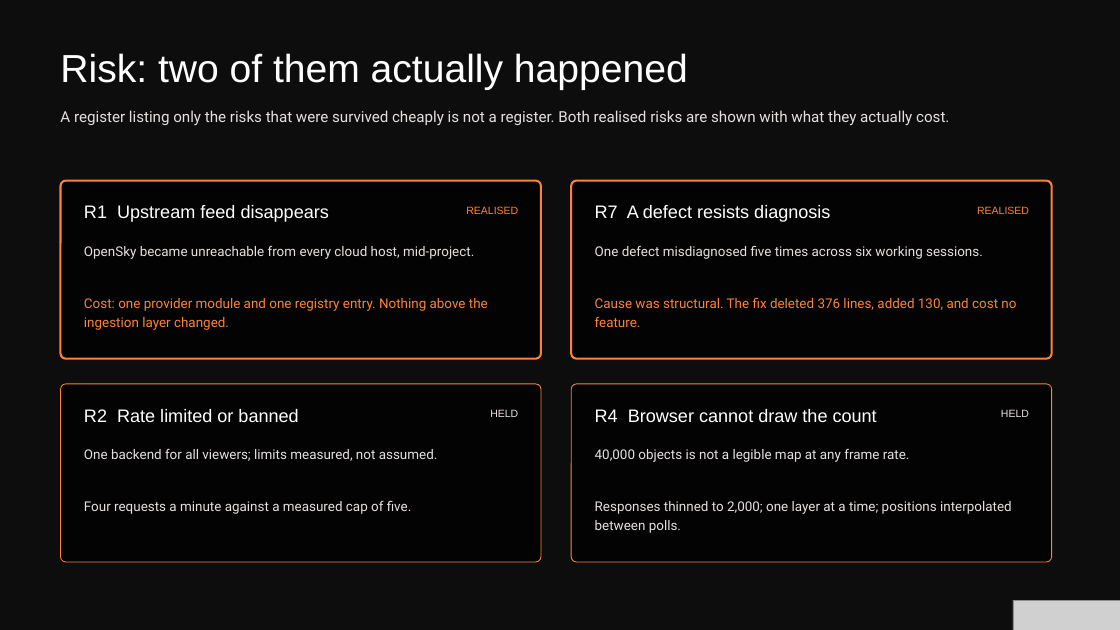
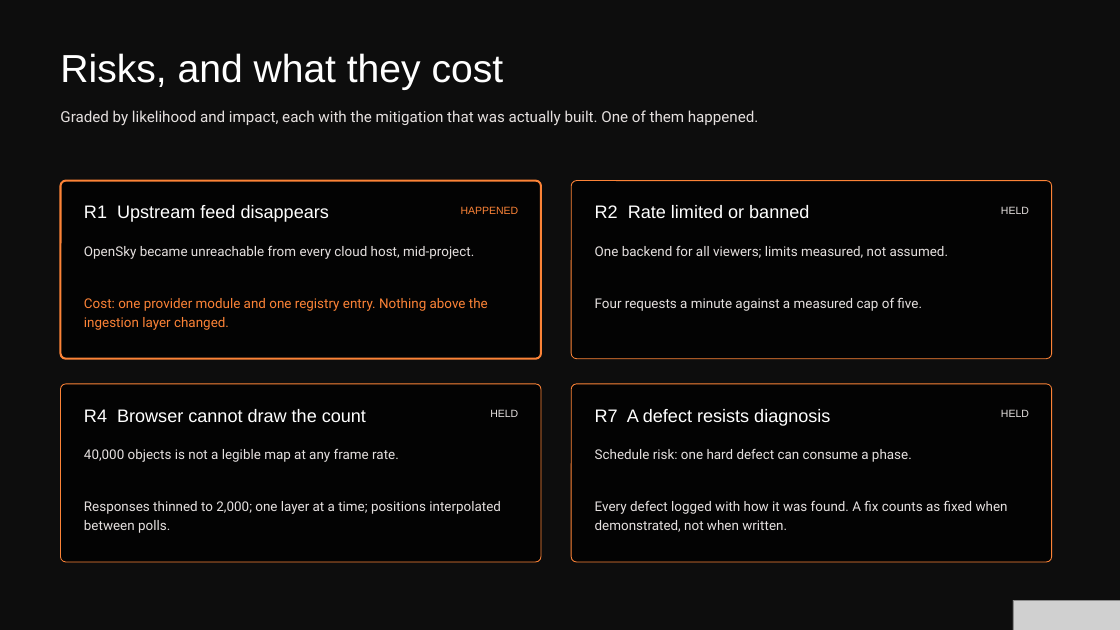
Before and after one commit to phonesett10401/Orbital, a slide deck: slide 8 of docs/report/documents/Orbital-Presentation.pptx. Drawn at 1120x630 pixels with LibreOffice and Linux fonts; fonts in the diff are those of the drawing; grey boxes stand for pictures; background and template pictures are left out; a plain dark background stands for a picture behind light text. Boxes give left, top, right and bottom in pixels: in the first picture for what was removed or moved away, otherwise in the second. Text is boxed around its words. In the diff, an @@ line names an element or a change of style, - is before the commit and + after.

Commit message:
The talk and the report want different amounts of the same truth
Two cuts to the deck, both Phone's call, and neither one touches the report.

The activity diagram slide is gone. Three of the four branches being failures
is the point of chapter 5.3.3 and it needs a reader who can stop and follow a
flow chart. In a fifteen-minute slot nobody reads one, so the slide was four
cards and a diagram doing the same job twice.

The risk slide is now "Risks, and what they cost" with one realised risk
instead of two. R1 keeps its outcome - a feed vanished from every cloud host
and it cost one provider module - because that is the architecture being proved
by an accident. R7 stays as a risk but loses the confession that one defect
took six sessions and five misdiagnoses.

Section 4.6 still has all of it, and that is deliberate rather than an
oversight. A reader of the register has the context that makes six lost
sessions read as a register kept honestly; on a slide it reads as an apology.
Same fact, different room.

13 slides. Rendered and checked: the closer is still last.

```diff
--- a/docs/report/documents/Orbital-Presentation.pptx
+++ b/docs/report/documents/Orbital-Presentation.pptx
@@ text at box(60, 53, 504, 90): text changed @@
-Risk: two of them actually happened
+Risks, and what they cost
@@ text at box(60, 110, 759, 126): text changed @@
-A register listing only the risks that were survived cheaply is not a register. Both realised risks are shown with what they actually cost.
+Graded by likelihood and impact, each with the mitigation that was actually built. One of them happened.
@@ text at box(461, 206, 519, 214): text changed @@
-REALISED
+HAPPENED
@@ rounded rectangle at box(571, 181, 1052, 359): outline #FC8337 1.75 pt to #FC8337 0.75 pt @@
@@ text at box(595, 205, 809, 218): text changed @@
-R7 A defect resists diagnosis
+R2 Rate limited or banned
@@ text at box(1001, 206, 1029, 214): text changed; text colour #FC8337 to #E5E0DF @@
-REALISED
+HELD
@@ text at box(595, 246, 949, 258): text changed @@
-One defect misdiagnosed five times across six working sessions.
+One backend for all viewers; limits measured, not assumed.
@@ text at box(595, 298, 922, 311): text changed; text colour #FC8337 to #E5E0DF @@
-Cause was structural. The fix deleted 376 lines, added 130, and cost no feature.
+Four requests a minute against a measured cap of five.
@@ text at box(84, 409, 366, 422): text changed @@
-R2 Rate limited or banned
+R4 Browser cannot draw the count
@@ text at box(595, 409, 830, 426): text changed @@
-R4 Browser cannot draw the count
+R7 A defect resists diagnosis
@@ text at box(84, 449, 399, 462): text changed @@
-One backend for all viewers; limits measured, not assumed.
+40,000 objects is not a legible map at any frame rate.
@@ text at box(595, 449, 912, 462): text changed @@
-40,000 objects is not a legible map at any frame rate.
+Schedule risk: one hard defect can consume a phase.
@@ text at box(84, 501, 501, 533): text changed @@
-Four requests a minute against a measured cap of five.
+Responses thinned to 2,000; one layer at a time; positions interpolated between polls.
@@ text at box(595, 501, 1008, 532): text changed @@
-Responses thinned to 2,000; one layer at a time; positions interpolated between polls.
+Every defect logged with how it was found. A fix counts as fixed when demonstrated, not when written.
```
Also in this commit, not shown: 1 slide removed, 1 other file.
